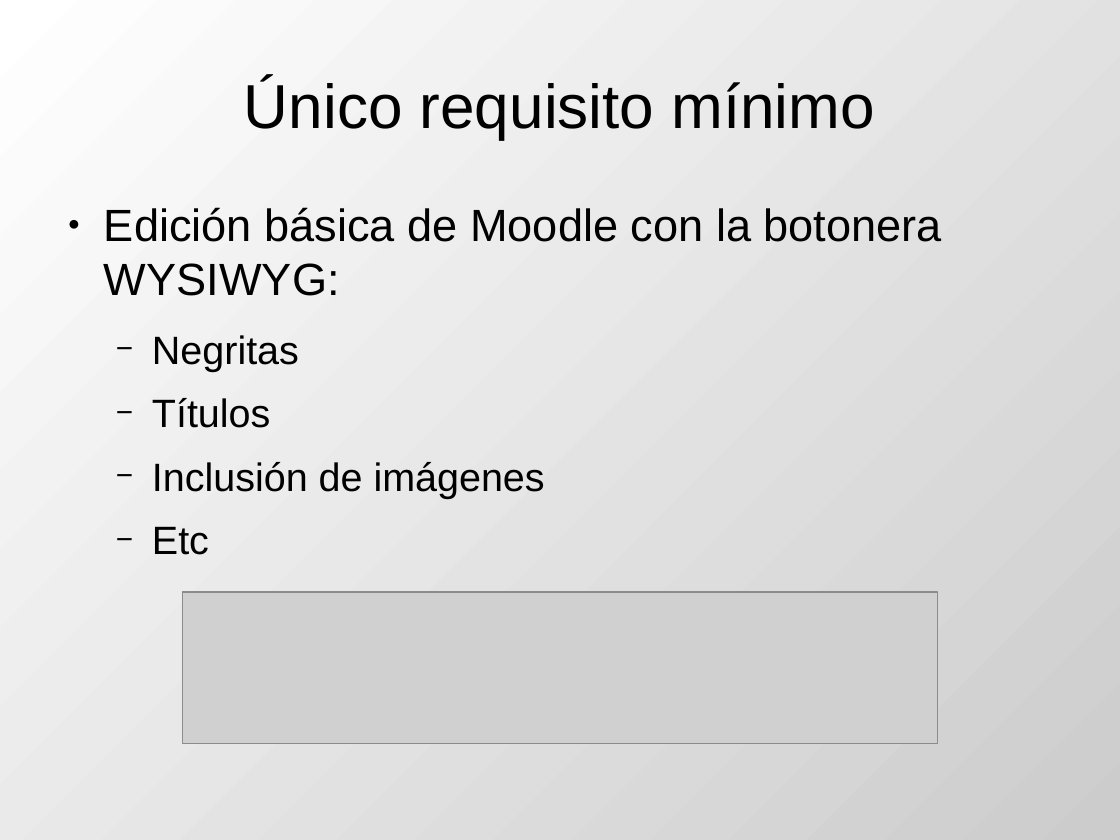
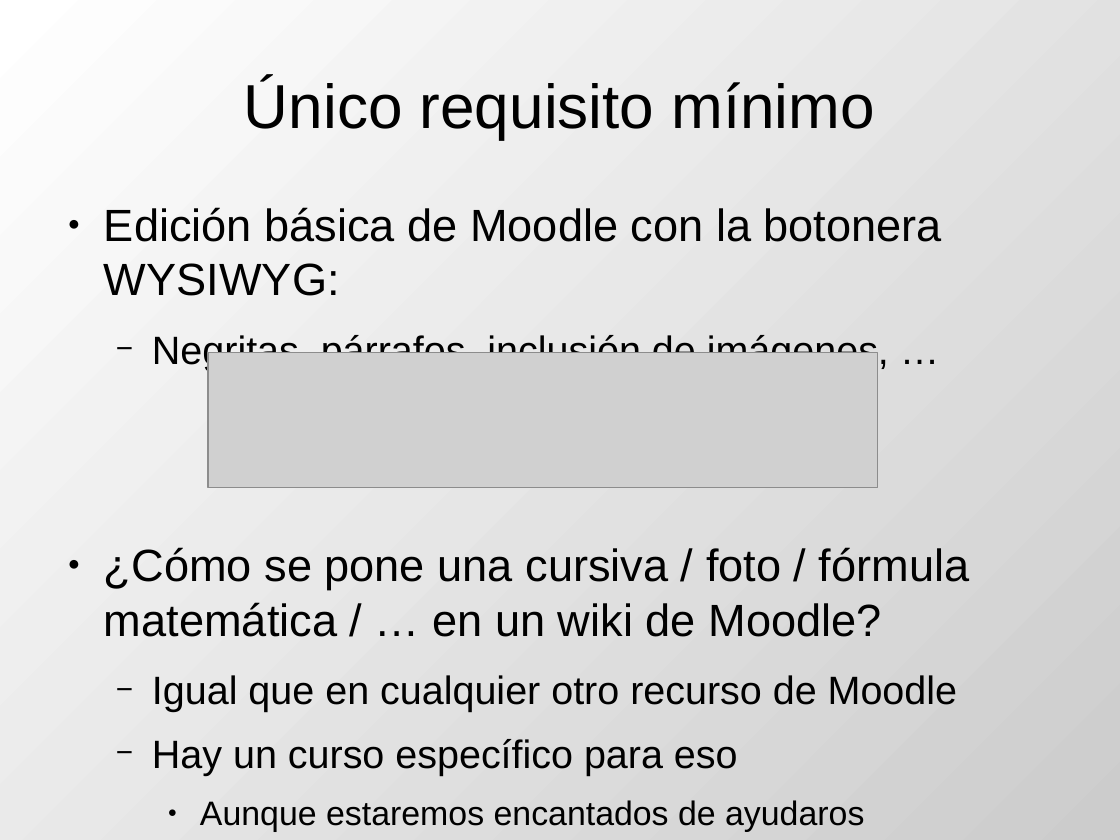
Before and after one commit to DrPantera/wikis4education, a slide deck: slide 6 of uca-2017/tema-0-Presentacion.odp. Drawn at 1120x840 pixels with LibreOffice and Linux fonts; fonts in the diff are those of the drawing; grey boxes stand for pictures. Boxes give left, top, right and bottom in pixels: in the first picture for what was removed or moved away, otherwise in the second. Text is boxed around its words. In the diff, an @@ line names an element or a change of style, - is before the commit and + after.

Commit message:
Capturas de requisitos

```diff
--- a/uca-2017/tema-0-Presentacion.odp
+++ b/uca-2017/tema-0-Presentacion.odp
@@ text at <box>104,335,970,832</box>: text changed @@
-  − Negritas
-  − Títulos
-  − Inclusión de imágenes
-  − Etc
+  − Negritas, párrafos, inclusión de imágenes, …
+● ¿Cómo se pone una cursiva / foto / fórmula matemática / … en un wiki de Moodle?
+  − Igual que en cualquier otro recurso de Moodle
+  − Hay un curso específico para eso
+    ● Aunque estaremos encantados de ayudaros
@@ picture: place and size @@
-picture at <box>182,593,938,745</box>
+picture at <box>208,353,878,488</box>
```
Also in this commit, not shown: 1 other slide changed, 3 other files.
